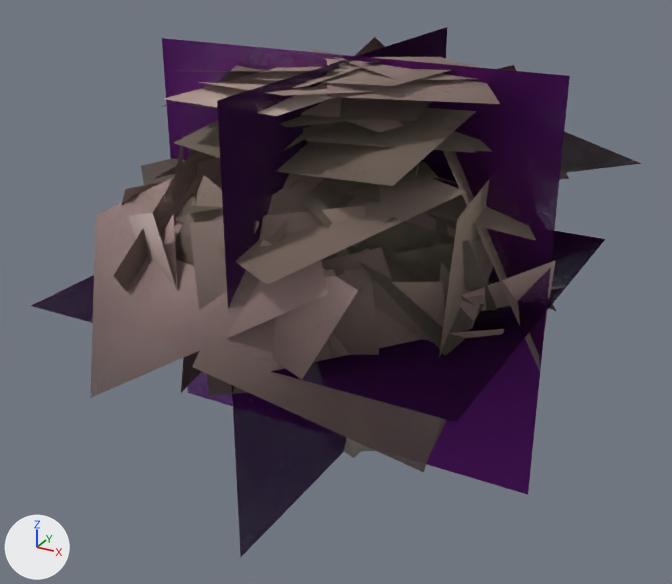
A saved change to the glTF model data/models/board/vegetation/tree-volcano-forked.glb.
The view is the same before and after, from a 50 mm camera at (29.1, -55.7, 40.5) aimed at (-0.6, -1.6, 13.4). Arrows for +X, +Y and +Z are at lower left; the lights stay in place. The picture after the commit comes second. Where no turn or scale is listed for an object, it has been applied to the vertices. Vertices at exactly the same position are counted once.

In view in the first picture: 'tree-volcano-forked-lod0.001', 'tree-volcano-forked-lod1.001', 'tree-volcano-forked-lod2.001', 'tree-volcano-forked-lod3.001'.
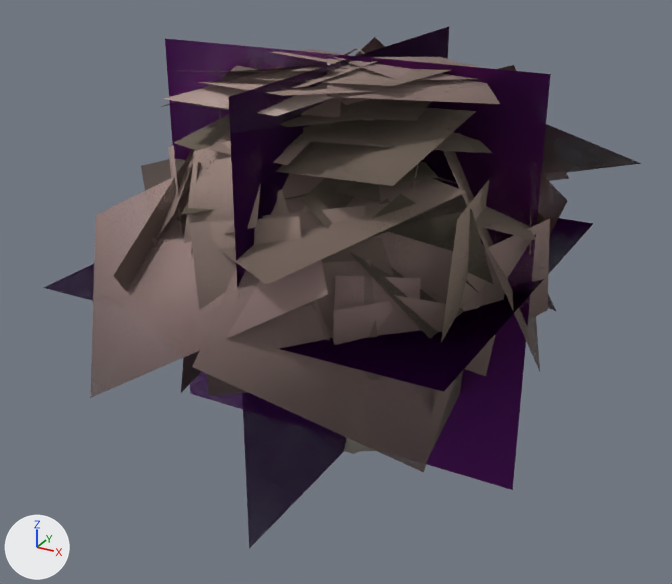
Location of each change, (x1, y1, x2, y2) in pixels of the pictures (672 x 584 px; the box of a moved part takes in the faces that stretch with it):
'tree-volcano-forked-lod3.001', reshaped
    before: (31, 27, 605, 557)
    after: (44, 27, 593, 549)
'tree-volcano-forked-lod1.001', reshaped
    before: (113, 49, 569, 451)
    after: (113, 49, 569, 452)
'tree-volcano-forked-lod0.001', reshaped (mostly hidden)
    before: (112, 61, 566, 458)
    after: (139, 48, 567, 454)
part 1 of me_tree_volcano_forked_lod0, deleted (mostly hidden)
    before: (112, 61, 566, 390)
part 2 of me_tree_volcano_forked_lod0, reshaped (mostly hidden)
    before: (344, 449, 361, 458)
    after: (147, 48, 567, 454)
part 3 of me_tree_volcano_forked_lod1, rebuilt
    before: (456, 260, 556, 332)
    after: (443, 219, 550, 317)
part 4 of me_tree_volcano_forked_lod1, rebuilt (mostly hidden)
    before: (491, 168, 546, 274)
    after: (478, 153, 545, 276)
part 5 of me_tree_volcano_forked_lod1, rebuilt
    before: (322, 247, 394, 325)
    after: (321, 237, 394, 304)
part 6 of me_tree_volcano_forked_lod1, rebuilt
    before: (348, 217, 455, 255)
    after: (360, 194, 453, 247)
part 7 of me_tree_volcano_forked_lod1, rebuilt
    before: (383, 240, 500, 318)
    after: (389, 209, 493, 284)
part 8 of me_tree_volcano_forked_lod1, rebuilt
    before: (349, 247, 482, 312)
    after: (368, 199, 479, 293)
part 9 of me_tree_volcano_forked_lod1, moved or reshaped
    before: (332, 121, 493, 152)
    after: (219, 107, 492, 153)

Diff of the bpy script that builds the scene:
```diff
--- a/data/models/board/vegetation/tree-volcano-forked.glb.py
+++ b/data/models/board/vegetation/tree-volcano-forked.glb.py
@@ me_tree_volcano_forked_lod0 @@
-me_tree_volcano_forked_lod0.from_pydata(...)  # 1343 vertices, 1202 faces; spans x -16.2..14.3, y -15.7..15.7, z 0.0..30.0
+me_tree_volcano_forked_lod0.from_pydata(...)  # 1297 vertices, 1254 faces; spans x -15.9..13.2, y -14.7..16.0, z 0.0..30.0
+# me_tree_volcano_forked_lod0 part 1: 197 loose pieces with 874 vertices, spanning x -16.2..14.3, y -15.7..15.7, z 8.2..30.0, are deleted
+# me_tree_volcano_forked_lod0 part 2: 3 vertices moved within x -1.2..0.2, y -0.8..0.8, z 1.6; 138 vertices removed from x -8.9..8.6, y -9.1..7.7, z 0.0..27.2; 966 vertices added at x -15.9..13.2, y -14.7..16.0, z 0.0..30.0
+# other edits to the shape of me_tree_volcano_forked_lod0 do not show in these pictures
 me_tree_volcano_forked_lod0.materials.append(mat_bark_volcano)
@@ me_tree_volcano_forked_lod1 @@
-me_tree_volcano_forked_lod1.from_pydata(...)  # 355 vertices, 266 faces; spans x -17.2..14.6, y -16.4..17.7, z 0.0..30.0
+me_tree_volcano_forked_lod1.from_pydata(...)  # 364 vertices, 284 faces; spans x -17.2..13.9, y -16.4..17.7, z 0.0..30.0
+# me_tree_volcano_forked_lod1 part 3: the loose piece of 4 vertices spanning x 6.0..14.6, y -6.5..5.1, z 7.5..18.3 is rebuilt with 4 vertices and now spans x 6.8..13.9, y -6.5..5.0, z 9.2..20.9
+# me_tree_volcano_forked_lod1 part 4: the loose piece of 4 vertices spanning x 0.8..13.0, y 3.0..10.2, z 9.1..23.1 is rebuilt with 4 vertices and now spans x 0.9..12.9, y 2.9..10.3, z 9.5..23.5
+# me_tree_volcano_forked_lod1 part 5: the loose piece of 4 vertices spanning x -1.2..7.5, y -13.5..-5.7, z 10.4..21.1 is rebuilt with 4 vertices and now spans x -1.3..7.6, y -13.4..-5.9, z 10.8..21.6
+# me_tree_volcano_forked_lod1 part 6: the loose piece of 4 vertices spanning x -0.3..10.1, y -11.5..0.1, z 10.3..23.0 is rebuilt with 4 vertices and now spans x 0.0..9.8, y -11.9..0.5, z 10.3..24.1
+# me_tree_volcano_forked_lod1 part 7: the loose piece of 4 vertices spanning x 1.3..11.5, y -9.6..-0.1, z 10.2..21.2 is rebuilt with 4 vertices and now spans x 1.4..11.4, y -9.4..-0.2, z 10.7..22.8
+# me_tree_volcano_forked_lod1 part 8: the loose piece of 4 vertices spanning x -1.5..11.1, y -8.6..-3.2, z 9.0..21.3 is rebuilt with 4 vertices and now spans x -1.3..10.9, y -8.8..-3.0, z 10.1..23.1
+# me_tree_volcano_forked_lod1 part 9: 1 vertex moved within x 3.6, y -8.1, z 26.3; 12 vertices removed from x -10.6..10.4, y -1.4..11.8, z 7.7..27.6; 18 vertices added at x -10.7..10.4, y -1.8..11.9, z 11.1..27.5
+# other edits to the shape of me_tree_volcano_forked_lod1 do not show in these pictures
 me_tree_volcano_forked_lod1.materials.append(mat_bark_volcano)
@@ me_tree_volcano_forked_lod3 @@
-me_tree_volcano_forked_lod3.from_pydata(...)  # 12 vertices, 6 faces; spans x -16.2..14.3, y -15.7..15.7, z 0.0..30.0
-me_tree_volcano_forked_lod3.vertices[0].co = (-16.2, 0.0, 0.0)  # pixel (187, 392)
-me_tree_volcano_forked_lod3.vertices[1].co = (14.3, 0.0, 0.0)  # pixel (528, 494)
-me_tree_volcano_forked_lod3.vertices[2].co = (14.3, 0.0, 30.0)  # pixel (569, 76)
-me_tree_volcano_forked_lod3.vertices[3].co = (-16.2, 0.0, 30.0)  # pixel (161, 38)
-me_tree_volcano_forked_lod3.vertices[4].co = (0.0, -15.7, 0.0)  # pixel (240, 557)
-me_tree_volcano_forked_lod3.vertices[5].co = (0.0, 15.7, 0.0)
-me_tree_volcano_forked_lod3.vertices[6].co = (0.0, 15.7, 30.0)  # pixel (447, 27)
-me_tree_volcano_forked_lod3.vertices[7].co = (0.0, -15.7, 30.0)  # pixel (217, 100)
-me_tree_volcano_forked_lod3.vertices[8].co = (-16.2, -15.7, 14.6)  # pixel (30, 305)
-me_tree_volcano_forked_lod3.vertices[9].co = (14.3, -15.7, 14.6)  # pixel (456, 422)
-me_tree_volcano_forked_lod3.vertices[10].co = (14.3, 15.7, 14.6)  # pixel (605, 239)
-me_tree_volcano_forked_lod3.vertices[11].co = (-16.2, 15.7, 14.6)
+me_tree_volcano_forked_lod3.from_pydata(...)  # 12 vertices, 6 faces; spans x -15.9..13.2, y -14.7..16.0, z 0.0..30.0
+# me_tree_volcano_forked_lod3 part 10
+me_tree_volcano_forked_lod3.vertices[0].co = (-15.9, 0.0, 0.0)  # pixel (190, 393)
+me_tree_volcano_forked_lod3.vertices[1].co = (13.2, 0.0, 0.0)  # pixel (512, 489)
+me_tree_volcano_forked_lod3.vertices[2].co = (13.2, 0.0, 30.0)  # pixel (550, 74)
+me_tree_volcano_forked_lod3.vertices[3].co = (-15.9, 0.0, 30.0)  # pixel (164, 38)
+me_tree_volcano_forked_lod3.vertices[4].co = (0.0, -14.7, 0.0)  # pixel (249, 548)
+me_tree_volcano_forked_lod3.vertices[5].co = (0.0, 16.0, 0.0)
+me_tree_volcano_forked_lod3.vertices[6].co = (0.0, 16.0, 30.0)  # pixel (449, 26)
+me_tree_volcano_forked_lod3.vertices[7].co = (0.0, -14.7, 30.0)  # pixel (228, 97)
+me_tree_volcano_forked_lod3.vertices[8].co = (-15.9, -14.7, 15.6)  # pixel (43, 287)
+me_tree_volcano_forked_lod3.vertices[9].co = (13.2, -14.7, 15.6)  # pixel (443, 391)
+me_tree_volcano_forked_lod3.vertices[10].co = (13.2, 16.0, 15.6)  # pixel (593, 223)
+me_tree_volcano_forked_lod3.vertices[11].co = (-15.9, 16.0, 15.6)
 me_tree_volcano_forked_lod3.materials.append(mat_impostor)
```
